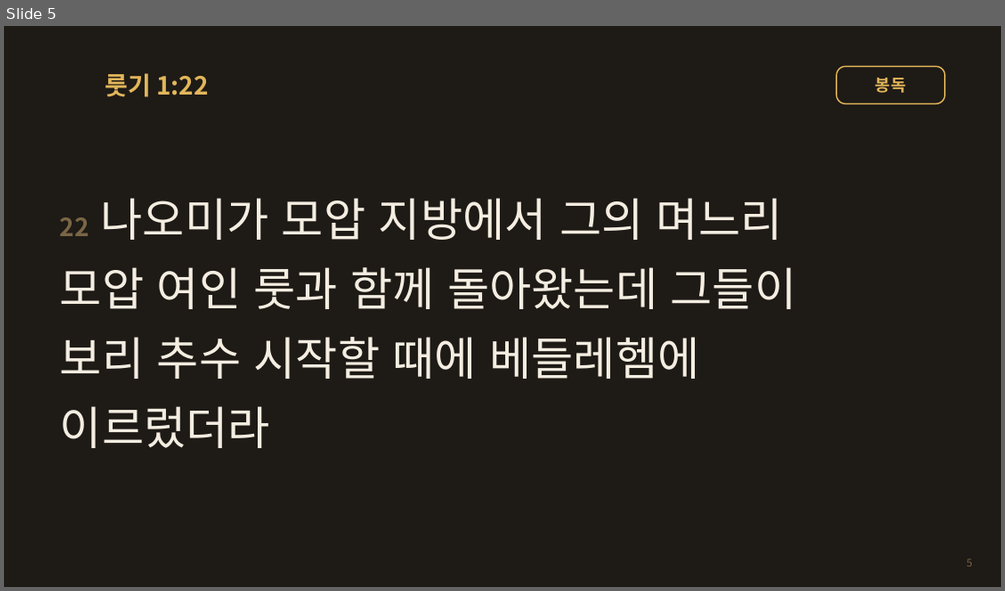
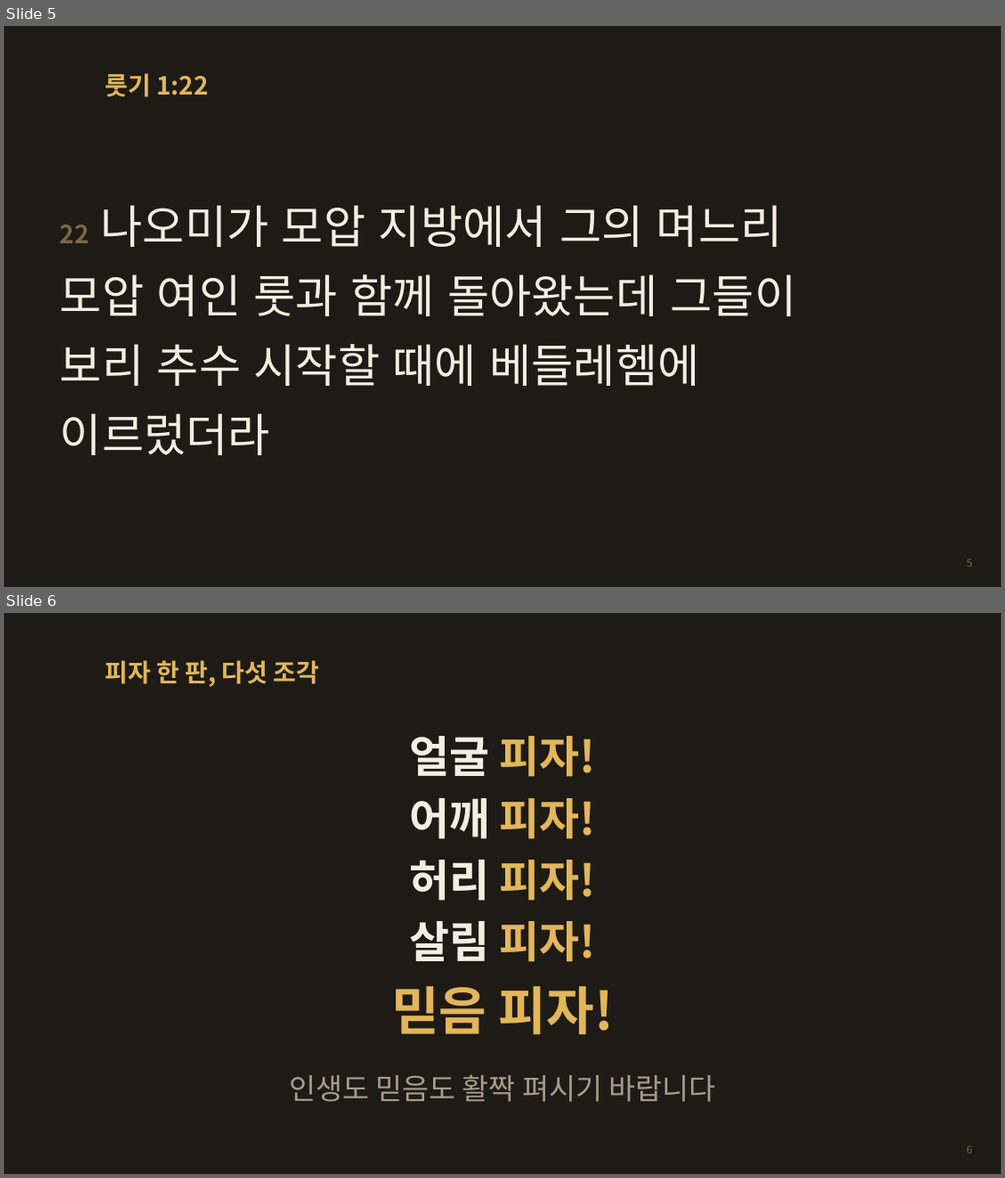
Before and after one commit to chleesarang/cys-terminal-javis, a slide deck: docs/sermons/ruth-naomi-hapdok.pptx. Shown one above the other, each under a label of ours: slide 5 before the commit, slides 5 and 6 after it. The pictures are 1005x591 and 1005x1178 pixels, drawn with LibreOffice and Linux fonts; fonts in the diff are those of the drawing; background and template pictures are left out. Boxes give left, top, right and bottom in pixels: in the first picture for what was removed or moved away, otherwise in the second. Text is boxed around its words. In the diff, an @@ line names an element or a change of style, - is before the commit and + after.

```diff
--- a/docs/sermons/ruth-naomi-hapdok.pptx
+++ b/docs/sermons/ruth-naomi-hapdok.pptx
@@ slide 6 added at bbox=[4, 613, 1001, 1174], background #1E1A16 @@
@@ title added at bbox=[105, 660, 319, 687], 24 pt, text #E2B65A, bold @@
+피자 한 판, 다섯 조각
@@ text added at bbox=[391, 736, 614, 1034], 42 pt, text #E2B65A, bold @@
+얼굴 피자!
+어깨 피자!
+허리 피자!
+살림 피자!
+믿음 피자!
@@ text added at bbox=[289, 1075, 716, 1102], 28 pt, text #A89C8A @@
+인생도 믿음도 활짝 펴시기 바랍니다
@@ page number added at bbox=[966, 1145, 971, 1153], 10 pt, text #7A6646 @@
+6
@@ slide 5 changed as well @@
@@ rounded rectangle removed at bbox=[836, 66, 945, 103] @@
-봉독
@@ text "22 나오미가 모압 지방에서 그의 ...": place and size @@
-text "22 나오미가 모압 지방에서 그의 ..." at bbox=[60, 198, 797, 448]
+text "22 나오미가 모압 지방에서 그의 ..." at bbox=[60, 205, 797, 455]
```
Also in this commit, not shown: 37 other slides changed, 6 other slides added, 2 slides removed, 2 other files.
